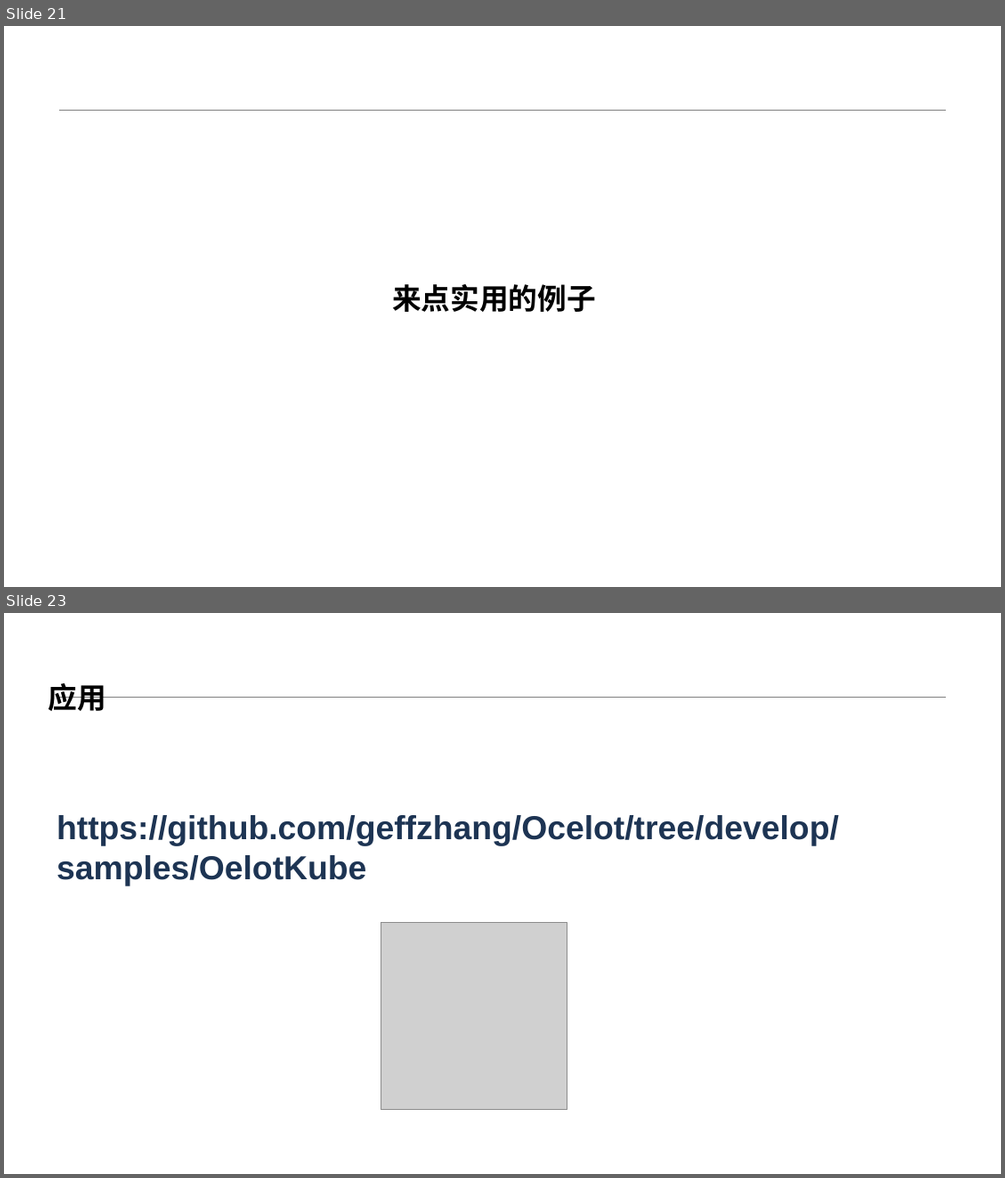
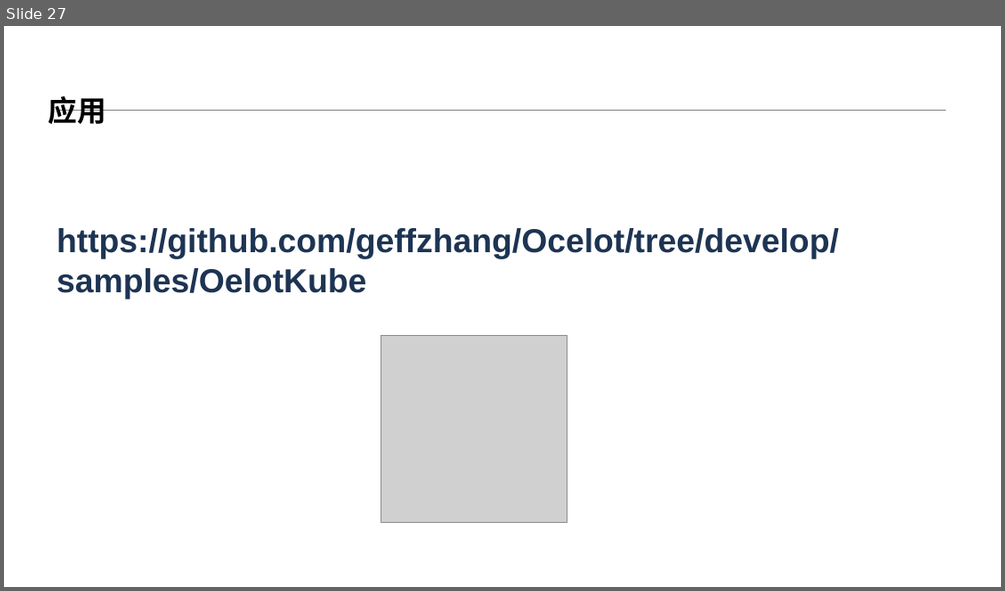
Before and after one commit to geffzhang/DockerStarted, a slide deck: 基于K8s开发.NET Core 云原生应用.pptx. Shown one above the other, each under a label of ours: slides 21 and 23 before the commit, slide 27 after it; the slides between them are not shown. The pictures are 1005x1178 and 1005x591 pixels, drawn with LibreOffice and Linux fonts; fonts in the diff are those of the drawing; grey boxes stand for pictures. Boxes give left, top, right and bottom in pixels: in the first picture for what was removed or moved away, otherwise in the second. Text is boxed around its words. In the diff, an @@ line names an element or a change of style, - is before the commit and + after.

```diff
--- a/基于K8s开发.NET Core 云原生应用.pptx
+++ b/基于K8s开发.NET Core 云原生应用.pptx
@@ slide 21 removed at (4,26,1001,587), background #FFFFFF; not listed: 1 template element that a slide beside it also shows @@
@@ title removed at (392,284,595,312) @@
-来点实用的例子
@@ what was slide 23 is now slide 27 @@
```
Also in this commit, not shown: 1 slide changed, 8 slides added, 3 other slides removed.
